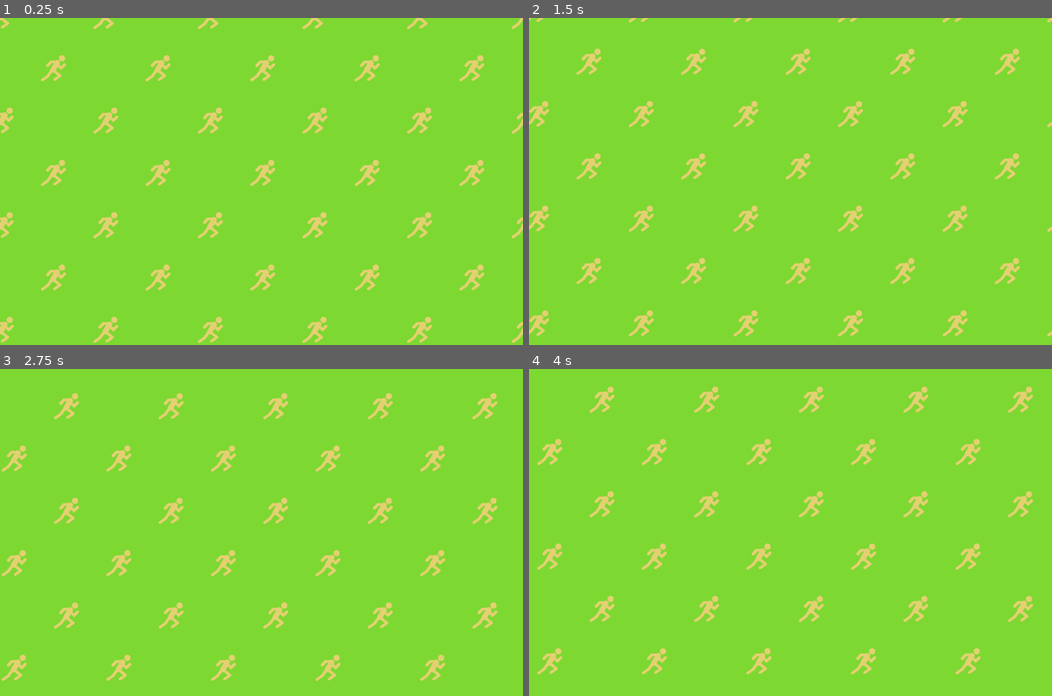
Above: before the commit, frames 1-4 (two rows, left to right).
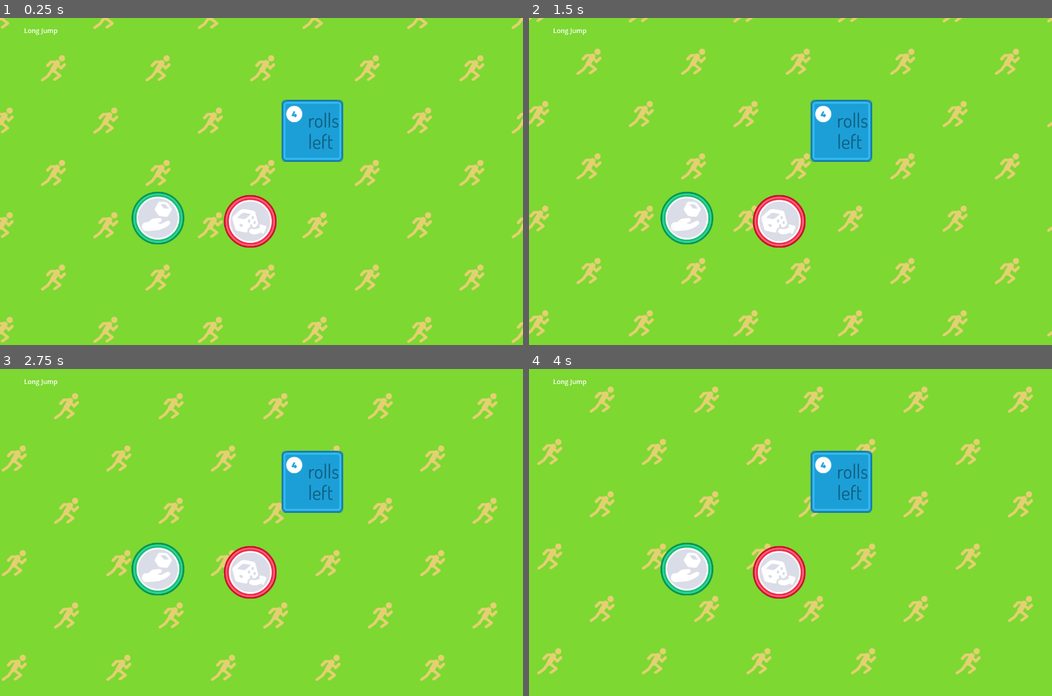
Above: after the commit, the same moments.

Repository: bytezen/diceathalon-sketchbook
Game: Godot game, scene res://scenes/background.tscn
Same seed, same stepped clock (60 frames per second), same inputs: the game is played once before the commit and once after it. The project has no main scene, so this scene is started directly.
Inputs (mouse positions are in pixels of both pictures, inside the frame that each line leads up to):
- Up to frame 1 (0.25 s): no input
- Up to frame 2 (1.5 s): click (685, 217) at 0.52 s; click (780, 220) at 1.27 s
- Up to frame 3 (2.75 s): click (156, 568) at 2.02 s
- Up to frame 4 (4 s): click (780, 571) at 2.77 s; click (685, 568) at 3.52 s

The runs differ from the first frame. In frame 1, 4.9% of the frame differs, in the area x 4-66%, y 3-71%; in frame 2, 4.9%; in frame 3, 4.9%; in frame 4, 4.9%.

Commit message:
button assets and scene

Diff:
--- a/scenes/background.tscn
+++ b/scenes/background.tscn
@@ -1,7 +1,14 @@
-[gd_scene load_steps=4 format=3 uid="uid://6ydbo3y1qxuu"]
+[gd_scene load_steps=11 format=3 uid="uid://6ydbo3y1qxuu"]
 
 [ext_resource type="Shader" path="res://assets/sliding_background.gdshader" id="1_s2drv"]
 [ext_resource type="Texture2D" uid="uid://pskmmx7manl1" path="res://assets/running_tile.png" id="2_t8huk"]
+[ext_resource type="Texture2D" uid="uid://b28sek7g2shs8" path="res://assets/roll_button_grey.png" id="3_40u1u"]
+[ext_resource type="Texture2D" uid="uid://dyl0ui22dkls" path="res://assets/roll_button_green.png" id="4_kei6l"]
+[ext_resource type="Texture2D" uid="uid://byi67tfwgsdoc" path="res://assets/roll_disabled.png" id="5_tlmdc"]
+[ext_resource type="Texture2D" uid="uid://dnmr5ionnldwk" path="res://assets/score_button_gray.png" id="6_mp4q1"]
+[ext_resource type="Texture2D" uid="uid://d2qe8sby5scph" path="res://assets/score_button_red.png" id="7_7v42g"]
+[ext_resource type="Texture2D" uid="uid://bhr1ov2wt56ju" path="res://assets/score_button_disabled.png" id="8_ocb6n"]
+[ext_resource type="PackedScene" uid="uid://bwxojfrn4p5p3" path="res://scenes/roll_counter.tscn" id="9_lgmdp"]
 
 [sub_resource type="ShaderMaterial" id="ShaderMaterial_jgarg"]
 shader = ExtResource("1_s2drv")
@@ -26,3 +33,38 @@
 anchor_bottom = 1.0
 grow_horizontal = 2
 grow_vertical = 2
+
+[node name="RichTextLabel" type="RichTextLabel" parent="."]
+layout_mode = 0
+offset_left = 59.0
+offset_top = 19.0
+offset_right = 183.0
+offset_bottom = 59.0
+text = "Long Jump"
+
+[node name="RollButton" type="TextureButton" parent="."]
+layout_mode = 0
+offset_left = 322.0
+offset_top = 425.0
+offset_right = 451.0
+offset_bottom = 554.0
+texture_normal = ExtResource("3_40u1u")
+texture_pressed = ExtResource("4_kei6l")
+texture_hover = ExtResource("4_kei6l")
+texture_disabled = ExtResource("5_tlmdc")
+texture_focused = ExtResource("3_40u1u")
+
+[node name="ScoreButton" type="TextureButton" parent="."]
+layout_mode = 0
+offset_left = 548.0
+offset_top = 433.0
+offset_right = 677.0
+offset_bottom = 562.0
+texture_normal = ExtResource("6_mp4q1")
+texture_pressed = ExtResource("7_7v42g")
+texture_hover = ExtResource("7_7v42g")
+texture_disabled = ExtResource("8_ocb6n")
+texture_focused = ExtResource("6_mp4q1")
+
+[node name="RollCounter" parent="." instance=ExtResource("9_lgmdp")]
+position = Vector2(689, 200)
--- /dev/null
+++ b/scenes/roll_counter.gd
@@ -0,0 +1,13 @@
+extends Node2D
+@onready var number_tag: Sprite2D = %NumberTag
+
+var _remaining_throws : int
+
+@export_range(0,7) var remaining_throws:int = 7:
+	set(val):
+		_remaining_throws = val - 1
+		if %NumberTag:
+			%NumberTag.frame = _remaining_throws
+
+func _ready() -> void:
+	%NumberTag.frame = _remaining_throws
--- /dev/null
+++ b/scenes/roll_counter.tscn
@@ -0,0 +1,21 @@
+[gd_scene load_steps=4 format=3 uid="uid://bwxojfrn4p5p3"]
+
+[ext_resource type="Script" path="res://scenes/roll_counter.gd" id="1_ovu3m"]
+[ext_resource type="Texture2D" uid="uid://dpb88cqdavs66" path="res://assets/roll_left_bg.png" id="1_wj8x2"]
+[ext_resource type="Texture2D" uid="uid://1nf40dq022ld" path="res://assets/number_tag_sheet.png" id="3_y8itq"]
+
+[node name="RollCounter" type="Node2D"]
+script = ExtResource("1_ovu3m")
+remaining_throws = 4
+
+[node name="TextureRect" type="TextureRect" parent="."]
+offset_right = 40.0
+offset_bottom = 40.0
+texture = ExtResource("1_wj8x2")
+
+[node name="NumberTag" type="Sprite2D" parent="."]
+unique_name_in_owner = true
+position = Vector2(31, 35)
+scale = Vector2(0.7, 0.7)
+texture = ExtResource("3_y8itq")
+hframes = 10
Binary file added: assets/number_tag_sheet.png
Not shown, added: assets/number_tag_sheet.png.import
Binary file added: assets/roll_button_green.png
Not shown, added: assets/roll_button_green.png.import
Binary file added: assets/roll_button_grey.png
Not shown, added: assets/roll_button_grey.png.import
Binary file added: assets/roll_disabled.png
Not shown, added: assets/roll_disabled.png.import
Binary file added: assets/roll_left_bg.png
Not shown, added: assets/roll_left_bg.png.import
Binary file added: assets/roll_tool_tip.png
Not shown, added: assets/roll_tool_tip.png.import
(and 8 more such lines)
